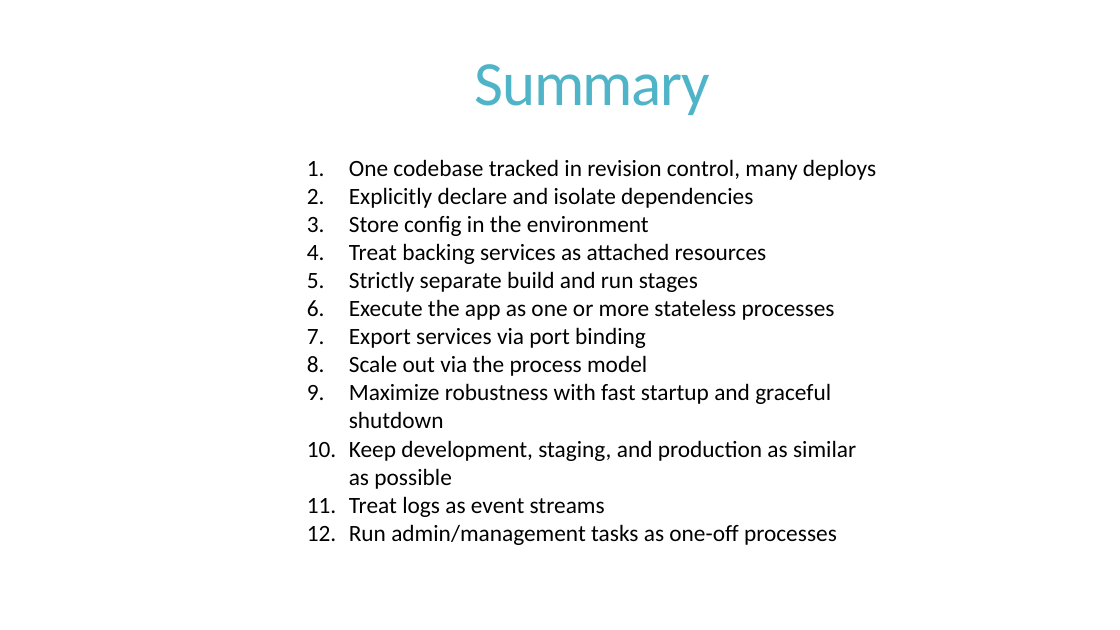
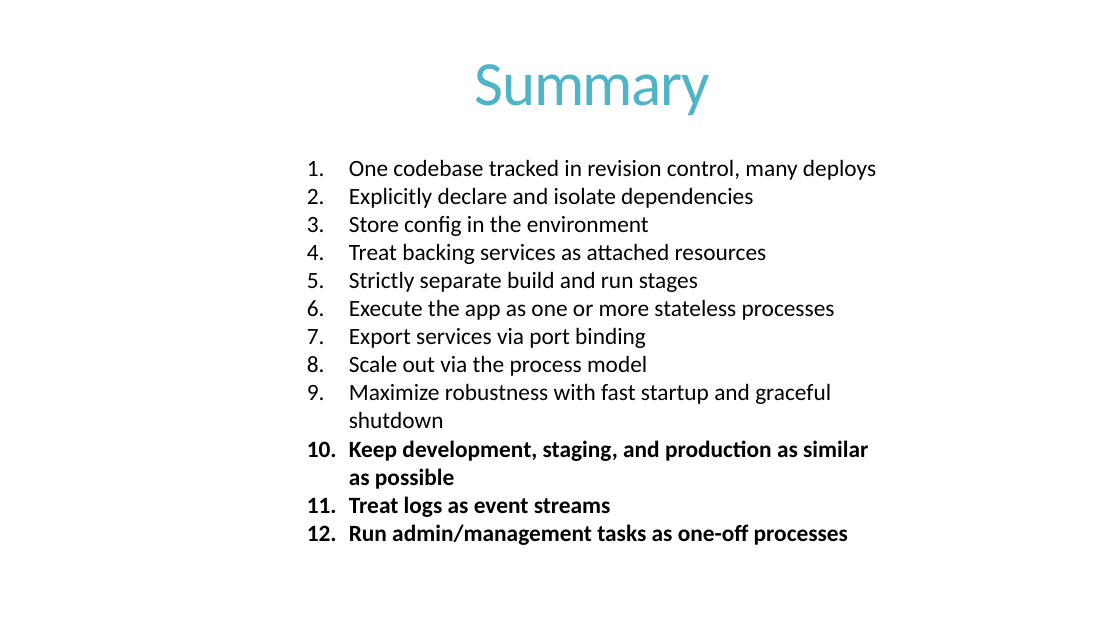
Before and after one commit to iancooper/Presentations, a slide deck: slide 51 of 12-factor apps in .NET (Short).pptx (slide 48 before the commit). Drawn at 1120x630 pixels with LibreOffice and Linux fonts; fonts in the diff are those of the drawing. Boxes give left, top, right and bottom in pixels: in the first picture for what was removed or moved away, otherwise in the second. Text is boxed around its words. In the diff, an @@ line names an element or a change of style, - is before the commit and + after.

```diff
--- a/12-factor apps in .NET (Short).pptx
+++ b/12-factor apps in .NET (Short).pptx
@@ text at [349, 440, 868, 545]: bold on in "Keep development, staging, and production as similar ...", "Treat logs as event streams", "Run admin/management tasks as one-off processes" @@
```
Also in this commit, not shown: 2 other slides changed, 4 slides added, 1 slide removed.
